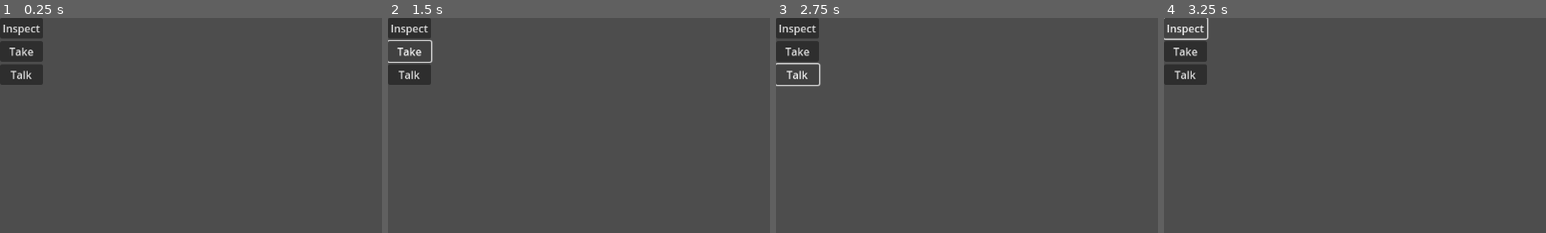
Above: before the commit, frames 1-4 (left to right).
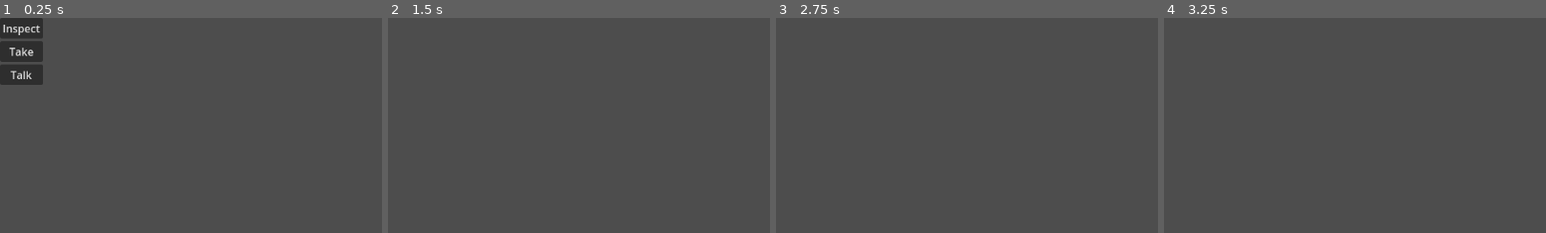
Above: after the commit, the same moments.

Repository: hoodinii69/game467-2025
Game: Godot game, scene res://Scenes/main.tscn
The game is run twice, just before and just after one commit, with the same random seed, the same clock (stepped at 60 frames per second) and the same inputs.
Inputs (mouse positions are % of the whole screen's width and height, from its top left):
- Up to frame 1 (0.25 s): no input
- Up to frame 2 (1.5 s): click "Inspect" at 0.5 s; click (3, 8) at 1.25 s, where only the run before the commit has a clickable "Take"
- Up to frame 3 (2.75 s): click (3, 13) at 2 s, where only the run before the commit has a clickable "Talk"
- Up to frame 4 (3.25 s): click (3, 2) at 2.75 s, where only the run before the commit has a clickable "Inspect"
The pictures show only the part of the screen within x 0-50%, y 0-50%; the shares and areas given below are measured in that part.
In our replay, the window is 799x449 before the commit and 800x450 after it. These sizes can differ from the game's own. Grey fills any space a smaller window leaves; there, only what the larger window draws over its background counts as a difference.

The runs differ from the first frame. In frame 1, less than 0.1% of the frame differs, in the area x 2-8%, y 24-29%; in frame 2, 2.2%; in frame 3, 2.4%; in frame 4, 2.4%, in the area x 0-12%, y 0-32%.

Commit message:
Finish basic clickable behavior but it's not done done
Yurp

Diff:
--- a/Scenes/main.tscn
+++ b/Scenes/main.tscn
@@ -1,17 +1,16 @@
-[gd_scene load_steps=3 format=3 uid="uid://b4vadqqj38k7g"]
+[gd_scene load_steps=4 format=3 uid="uid://b4vadqqj38k7g"]
 
 [ext_resource type="Script" path="res://Scripts/main.gd" id="1_5wbwr"]
 [ext_resource type="PackedScene" uid="uid://ddnyj3yf6gsgm" path="res://Scenes/test_clickable.tscn" id="1_8oicw"]
+[ext_resource type="Script" path="res://Scripts/ClickableOptions.gd" id="2_647cv"]
 
 [node name="Main" type="Node2D"]
 script = ExtResource("1_5wbwr")
 
-[node name="ObjectClickable" parent="." instance=ExtResource("1_8oicw")]
-position = Vector2(116, 55)
-
 [node name="ClickableOptions" type="VBoxContainer" parent="."]
 offset_right = 65.0
 offset_bottom = 101.0
+script = ExtResource("2_647cv")
 
 [node name="Inspect" type="Button" parent="ClickableOptions"]
 layout_mode = 2
@@ -27,3 +26,6 @@
 layout_mode = 2
 tooltip_text = "Strike up a conversation"
 text = "Talk"
+
+[node name="ObjectClickable" parent="." instance=ExtResource("1_8oicw")]
+position = Vector2(116, 55)
--- a/Scenes/test_clickable.tscn
+++ b/Scenes/test_clickable.tscn
@@ -6,7 +6,7 @@
 [sub_resource type="RectangleShape2D" id="RectangleShape2D_7qpg1"]
 size = Vector2(80, 80)
 
-[node name="CharacterBody2D" type="CharacterBody2D"]
+[node name="CharacterBody2D" type="CharacterBody2D" groups=["Item"]]
 input_pickable = true
 script = ExtResource("1_00cur")
 
--- /dev/null
+++ b/Scripts/ClickableOptions.gd
@@ -0,0 +1,11 @@
+extends VBoxContainer
+
+
+# Called when the node enters the scene tree for the first time.
+func _ready():
+	pass # Replace with function body.
+
+
+# Called every frame. 'delta' is the elapsed time since the previous frame.
+func _process(delta):
+	pass
--- a/Scripts/ObjectClickable.gd
+++ b/Scripts/ObjectClickable.gd
@@ -15,3 +15,5 @@
 
 #Signal to connect to main when clicked
 signal is_clicked
+#Signal to tell UI stuff to go away when nothing is clicked
+signal isnt_clicked
--- a/Scripts/dummy_clickable.gd
+++ b/Scripts/dummy_clickable.gd
@@ -19,8 +19,10 @@
 func _input(event):
 	if event is InputEventMouseButton:
 		if event.button_index == MOUSE_BUTTON_LEFT and selected and event.pressed:
-			print("Clicked a clickable")
 			#Emit a signal which main will listen to
 			$Clickable.is_clicked.emit()
 		if event.button_index == MOUSE_BUTTON_RIGHT and selected and event.pressed:
+			#In case we want to do something with right click????
 			print("Right clicked a clickable")
+		#Make this a signal or a function in the control ui rn this is BAD
+		elif selected == false: $Clickable.isnt_clicked.emit()
--- a/Scripts/main.gd
+++ b/Scripts/main.gd
@@ -1,11 +1,26 @@
 extends Node2D
 
+var is_options_showing
 
 # Called when the node enters the scene tree for the first time.
+
+#For now, this is here in ready().
+#This checks (at some point) all of the child nodes
+#And connects to any objects clicked signal
+#So that we can do some code when they are clicked
 func _ready():
-	pass # Replace with function body.
+	print(self.get_children())
+	for node in self.get_children():
+		if node.is_in_group("Item"):
+			node.get_node("Clickable").is_clicked.connect(_is_clicked)
+			node.get_node("Clickable").isnt_clicked.connect(_isnt_clicked)
+# Called every frame. 'delta' is the elapsed time since the previous frame.
+func _process(_delta):
+	pass
 
-
-# Called every frame. 'delta' is the elapsed time since the previous frame.
-func _process(delta):
-	pass
+#Code that runs when the mouse clicks on a clickable object
+func _is_clicked():
+	$ClickableOptions.show()
+	$ClickableOptions.position = get_global_mouse_position()
+func _isnt_clicked():
+	$ClickableOptions.hide()
--- a/project.godot
+++ b/project.godot
@@ -19,6 +19,10 @@
 
 AudioPlayer="*res://Scenes/audio_player.tscn"
 
+[display]
+
+window/stretch/mode="viewport"
+
 [rendering]
 
 renderer/rendering_method="gl_compatibility"
